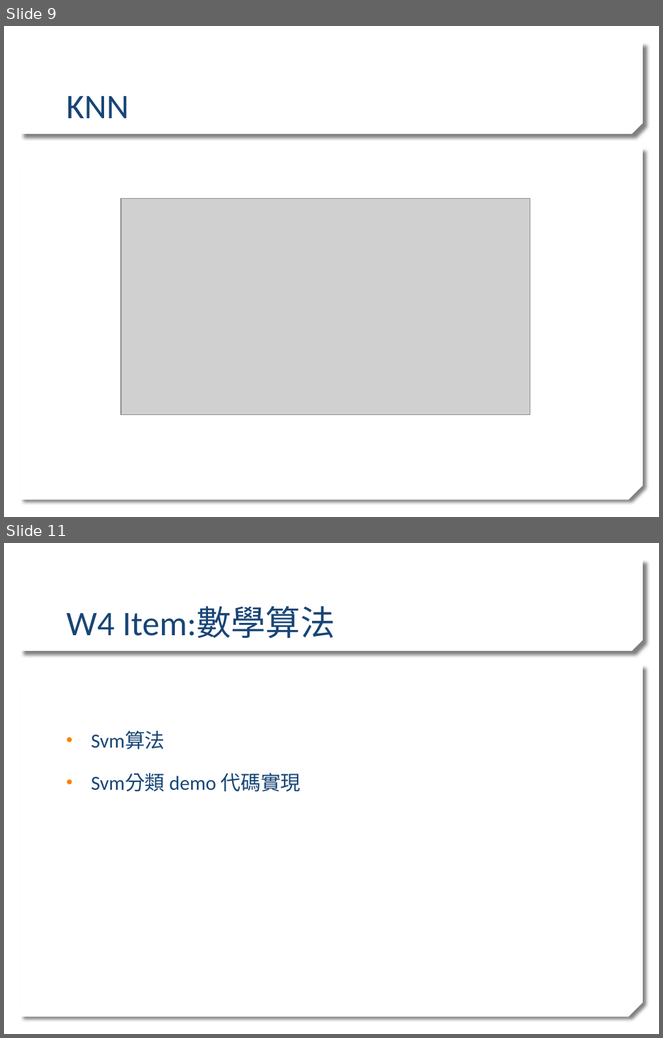
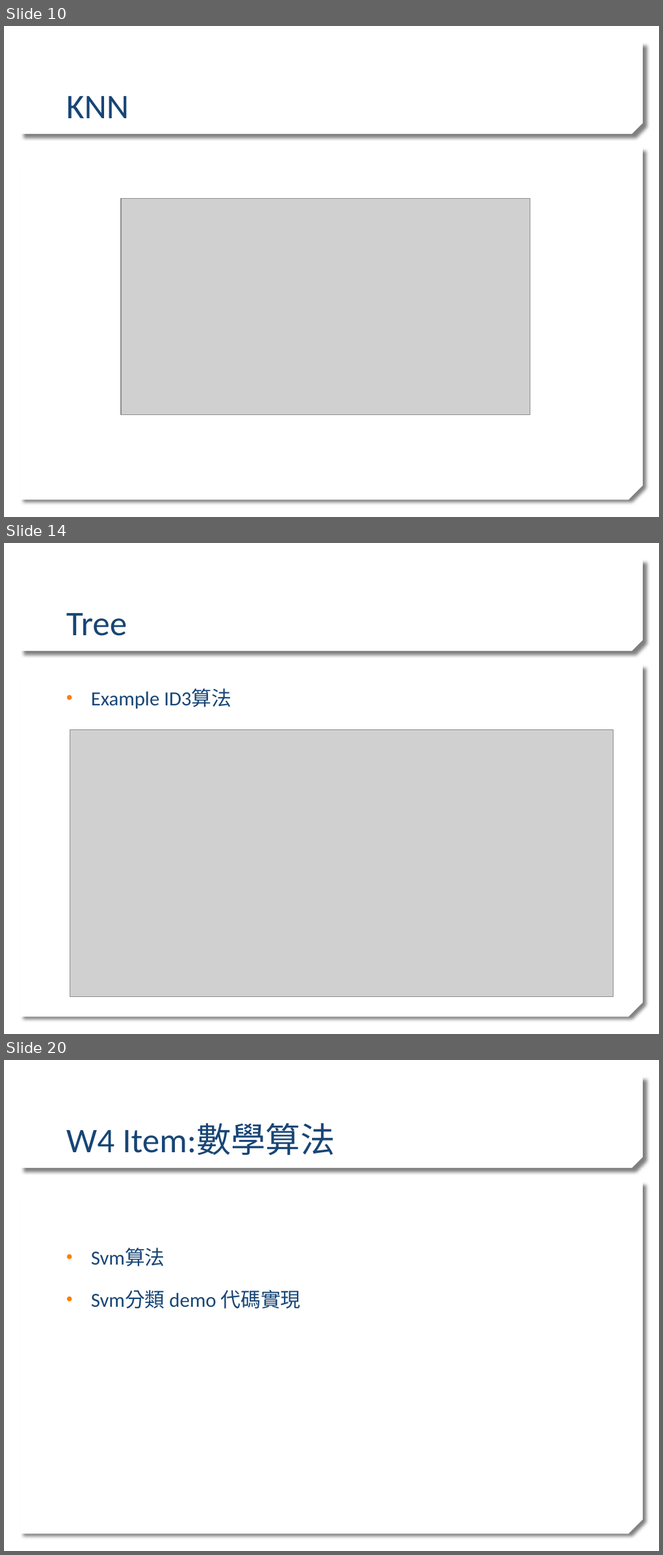
Before and after one commit to stereo720712/2020_Learn_practice_Machine_Learning, a slide deck: ml traing sean_detail.pptx. Shown one above the other, each under a label of ours: slides 9 and 11 before the commit, slides 10, 14 and 20 after it; the slides between them are not shown. The pictures are 663x1038 and 663x1555 pixels, drawn with LibreOffice and Linux fonts; fonts in the diff are those of the drawing; grey boxes stand for pictures; background and template pictures are left out. Boxes give left, top, right and bottom in pixels: in the first picture for what was removed or moved away, otherwise in the second. Text is boxed around its words. In the diff, an @@ line names an element or a change of style, - is before the commit and + after.

```diff
--- a/ml traing sean_detail.pptx
+++ b/ml traing sean_detail.pptx
@@ slide 14 added at [4, 543, 659, 1034], background picture (left out); not listed: 2 template elements that a slide beside it also shows @@
@@ title added at [66, 613, 127, 636], 38 pt, text #174576 @@
+Tree
@@ text added at [91, 689, 232, 709], 22 pt, text #174576 @@
+• Example ID3算法
@@ picture added at [70, 730, 613, 997] @@
@@ what was slide 9 is now slide 10 @@
@@ what was slide 11 is now slide 20 @@
```
Also in this commit, not shown: 2 slides changed, 8 other slides added, 5 other files.
